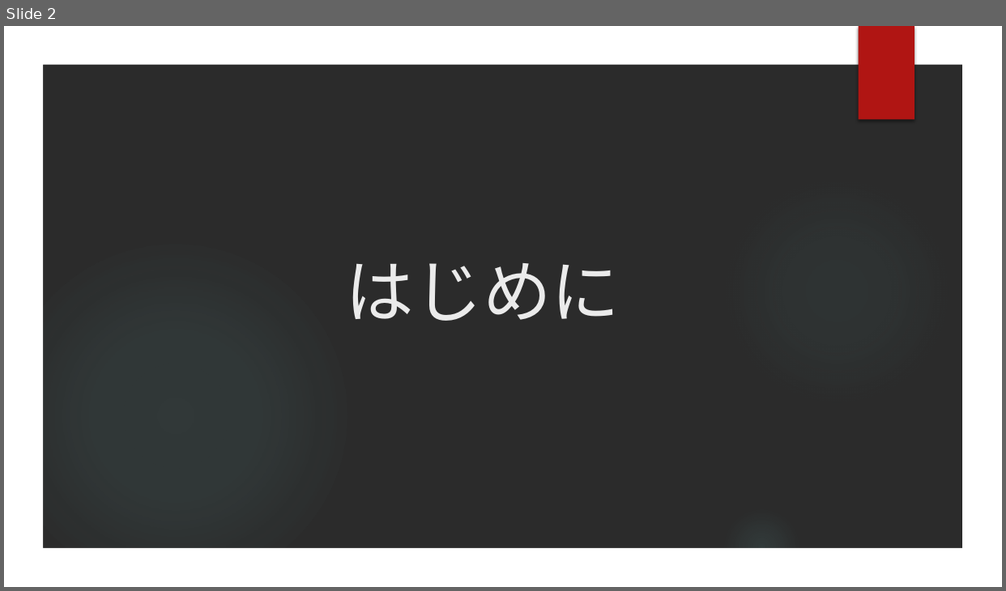
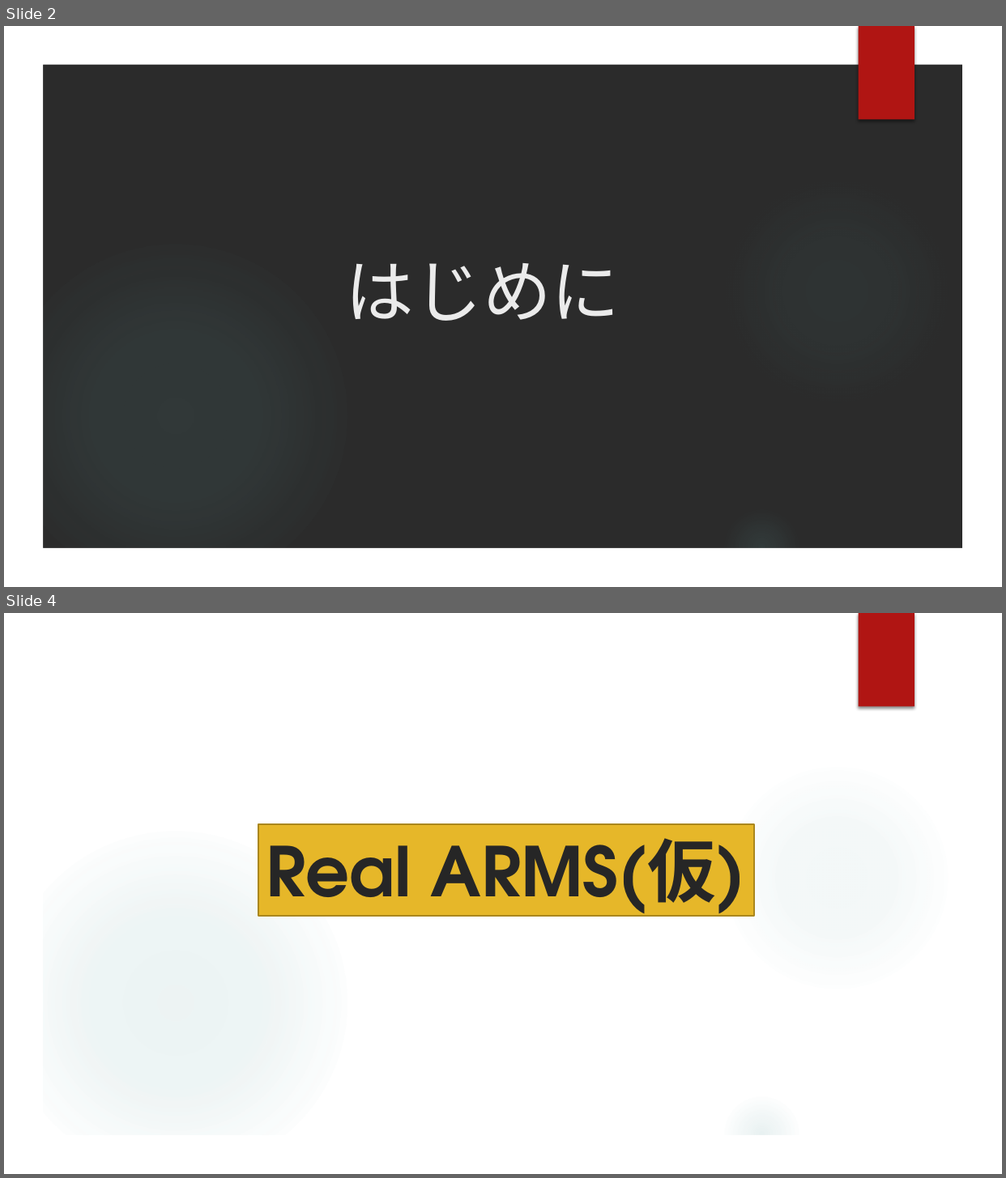
Before and after one commit to goowaSystemTeam/Internship_INCT_2017, a slide deck: Internship_INCT_2017.pptx. Shown one above the other, each under a label of ours: slide 2 before the commit, slides 2 and 4 after it; the slides between them are not shown. The pictures are 1006x591 and 1006x1178 pixels, drawn with LibreOffice and Linux fonts; fonts in the diff are those of the drawing; background and template pictures are left out; a plain dark background stands for a picture behind light text. Boxes give left, top, right and bottom in pixels: in the first picture for what was removed or moved away, otherwise in the second. Text is boxed around its words. In the diff, an @@ line names an element or a change of style, - is before the commit and + after.

```diff
--- a/Internship_INCT_2017.pptx
+++ b/Internship_INCT_2017.pptx
@@ slide 4 added at [4,613,1002,1174], background picture (left out); not listed: 5 template elements that a slide beside it also shows @@
@@ rectangle added at [258,825,754,916], fill #E6B729, outline #AA871E 1.5 pt @@
@@ text added at [266,822,745,925], 66 pt, text #262626, bold @@
+Real ARMS(仮)
```
Also in this commit, not shown: 1 slide changed, 9 other slides added, 8 slides removed.
